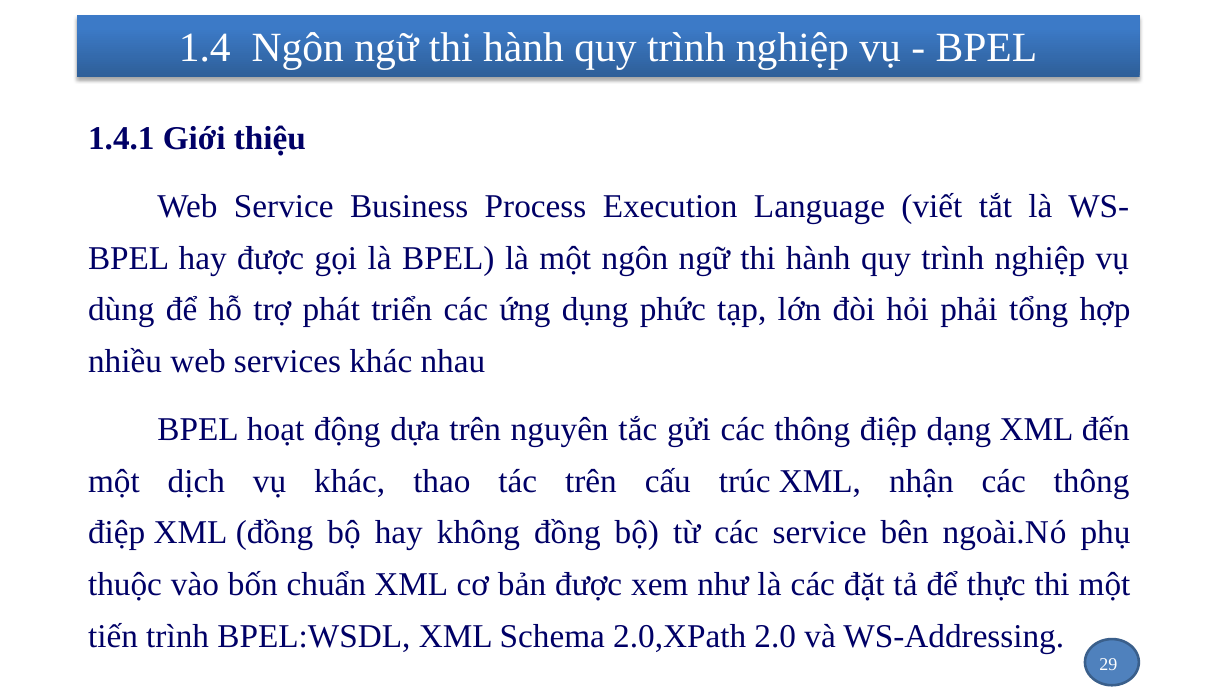
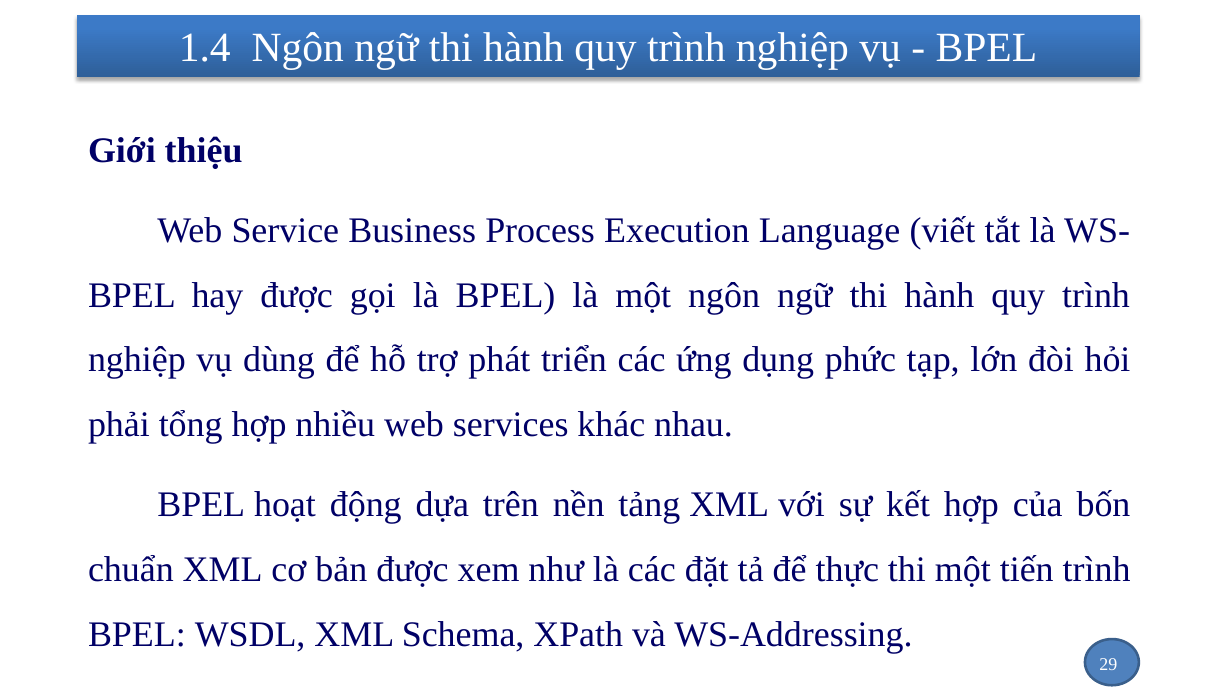
Before and after one commit to nhanhnt/LUANVAN, a slide deck: slide 29 of WORD/luanvan_nhanhnt_ver1.pptx. Drawn at 1232x693 pixels with LibreOffice and Linux fonts; fonts in the diff are those of the drawing; background and template pictures are left out. Boxes give left, top, right and bottom in pixels: in the first picture for what was removed or moved away, otherwise in the second. Text is boxed around its words. In the diff, an @@ line names an element or a change of style, - is before the commit and + after.

```diff
--- a/WORD/luanvan_nhanhnt_ver1.pptx
+++ b/WORD/luanvan_nhanhnt_ver1.pptx
@@ text at [88,136,1131,653]: text changed; size 25.9 to 28 pt @@
-    1.4.1 Giới thiệu
-    Web Service Business Process Execution Language (viết tắt là WS-BPEL hay được gọi là BPEL) là một ngôn ngữ thi hành quy trình nghiệp vụ dùng để hỗ trợ phát triển các ứng dụng phức tạp, lớn đòi hỏi phải tổng hợp nhiều web services khác nhau
-    BPEL hoạt động dựa trên nguyên tắc gửi các thông điệp dạng XML đến một dịch vụ khác, thao tác trên cấu trúc XML, nhận các thông điệp XML (đồng bộ hay không đồng bộ) từ các service bên ngoài.Nó phụ thuộc vào bốn chuẩn XML cơ bản được xem như là các đặt tả để thực thi một tiến trình BPEL:WSDL, XML Schema 2.0,XPath 2.0 và WS-Addressing.
+    Giới thiệu
+    Web Service Business Process Execution Language (viết tắt là WS-BPEL hay được gọi là BPEL) là một ngôn ngữ thi hành quy trình nghiệp vụ dùng để hỗ trợ phát triển các ứng dụng phức tạp, lớn đòi hỏi phải tổng hợp nhiều web services khác nhau.
+    BPEL hoạt động dựa trên nền tảng XML với sự kết hợp của bốn chuẩn XML cơ bản được xem như là các đặt tả để thực thi một tiến trình BPEL: WSDL, XML Schema, XPath và WS-Addressing.
```
Also in this commit, not shown: 4 slides added, 1 other file.
